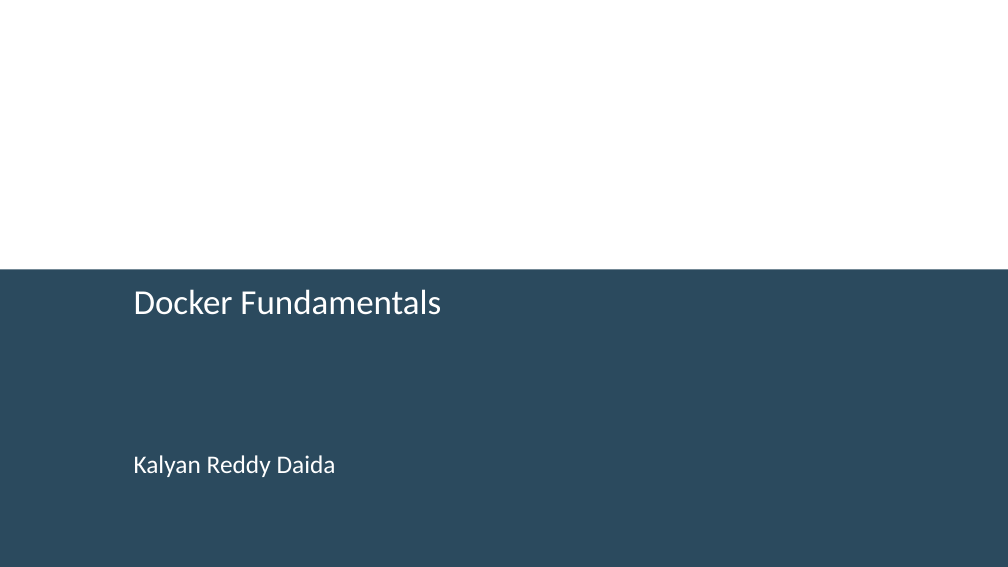
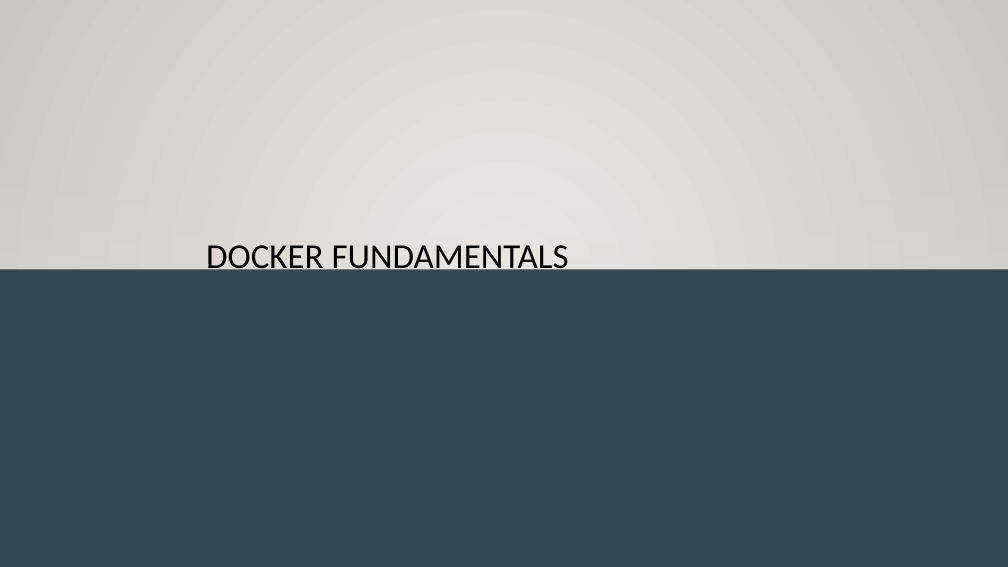
Before and after one commit to saikiranchalla1/learning-docker-kubernetes-on-azure-aks, a slide deck: slide 1 of 1_docker-fundamentals/otherfiles/presentation/Docker-Fundamentals-v1.pptx. Drawn at 1008x567 pixels with LibreOffice and Linux fonts; fonts in the diff are those of the drawing; background and template pictures are left out. Boxes give left, top, right and bottom in pixels: in the first picture for what was removed or moved away, otherwise in the second. Text is boxed around its words. In the diff, an @@ line names an element or a change of style, - is before the commit and + after.

```diff
--- a/1_docker-fundamentals/otherfiles/presentation/Docker-Fundamentals-v1.pptx
+++ b/1_docker-fundamentals/otherfiles/presentation/Docker-Fundamentals-v1.pptx
@@ background #FFFFFF to gradient #ECEAE7 to #CAC7C1 @@
@@ title "DOCKER FUNDAMENTALS" at (206, 245, 569, 278): vertical alignment top to bottom @@
@@ rectangle added at (0, 167, 1008, 507), fill gradient #DFDBD5 @@
@@ title at (206, 245, 569, 278): text changed; text colour #FFFFFF to #000000 @@
-Docker Fundamentals
+DOCKER FUNDAMENTALS
@@ rectangle at (0, 270, 1008, 567): fill #2B4A5E to #334A51 @@
@@ subtitle removed at (134, 455, 336, 477) @@
-Kalyan Reddy Daida
```
Also in this commit, not shown: 10 other slides changed, 6 other files.
